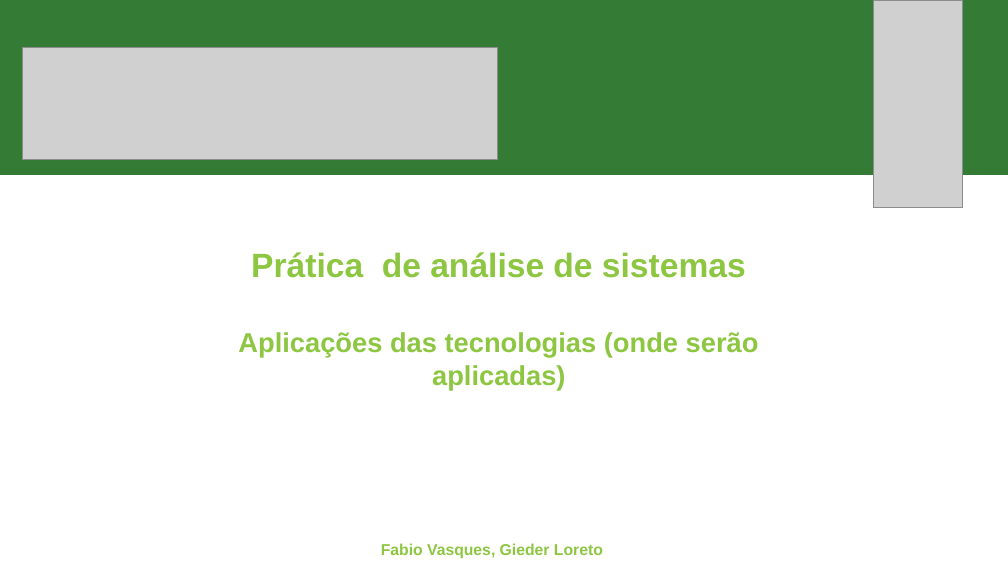
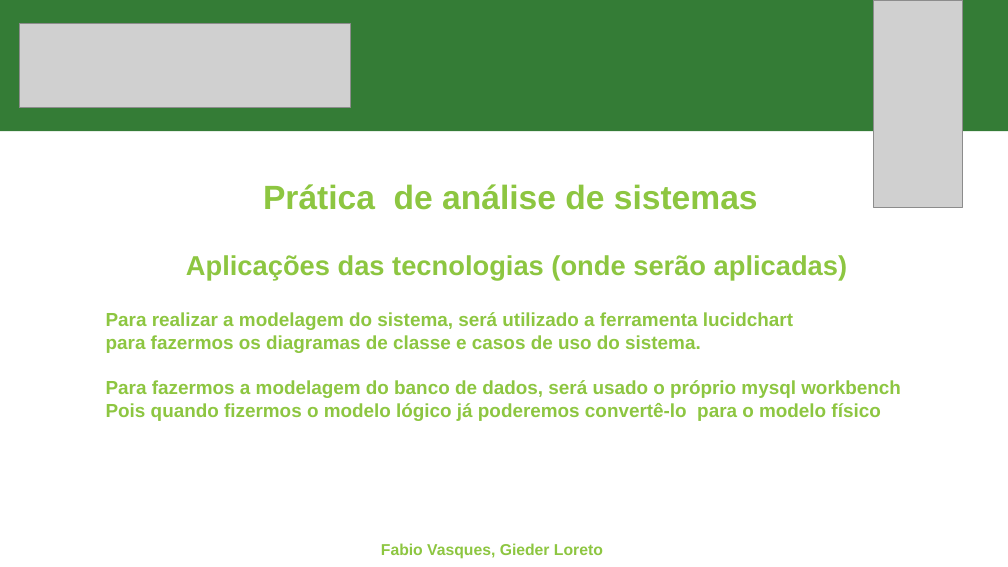
Before and after one commit to fabioportovasques/projeto-sus, a slide deck: slide 6 of primeira entrega.pptx (slide 5 before the commit). Drawn at 1008x567 pixels with LibreOffice and Linux fonts; fonts in the diff are those of the drawing; grey boxes stand for pictures. Boxes give left, top, right and bottom in pixels: in the first picture for what was removed or moved away, otherwise in the second. Text is boxed around its words. In the diff, an @@ line names an element or a change of style, - is before the commit and + after.

```diff
--- a/primeira entrega.pptx
+++ b/primeira entrega.pptx
@@ rectangle: place and size @@
-rectangle at <box>0,0,1008,175</box>
+rectangle at <box>0,0,1008,132</box>
@@ picture added at <box>20,23,351,107</box> @@
@@ picture removed at <box>22,48,498,160</box> @@
@@ text added at <box>263,184,758,210</box>, 32 pt, text #8DC641, bold @@
+Prática de análise de sistemas
@@ text "Aplicações das tecnologias (onde serão ...": place and size @@
-text "Aplicações das tecnologias (onde serão ..." at <box>238,252,759,389</box>
+text "Aplicações das tecnologias (onde serão ..." at <box>186,255,847,279</box>
@@ text "Aplicações das tecnologias (onde serão ..." at <box>186,255,847,279</box>: alignment centre to left @@
@@ text at <box>251,252,746,278</box>: paragraph removed @@
-Prática de análise de sistemas
@@ text added at <box>106,312,901,421</box>, 18 pt, text #8DC641, bold @@
+Para realizar a modelagem do sistema, será utilizado a ferramenta lucidchart
+para fazermos os diagramas de classe e casos de uso do sistema.
+Para fazermos a modelagem do banco de dados, será usado o próprio mysql workbench
+Pois quando fizermos o modelo lógico já poderemos convertê-lo para o modelo físico
```
Also in this commit, not shown: 5 other slides changed, 2 slides added, 1 other file.
